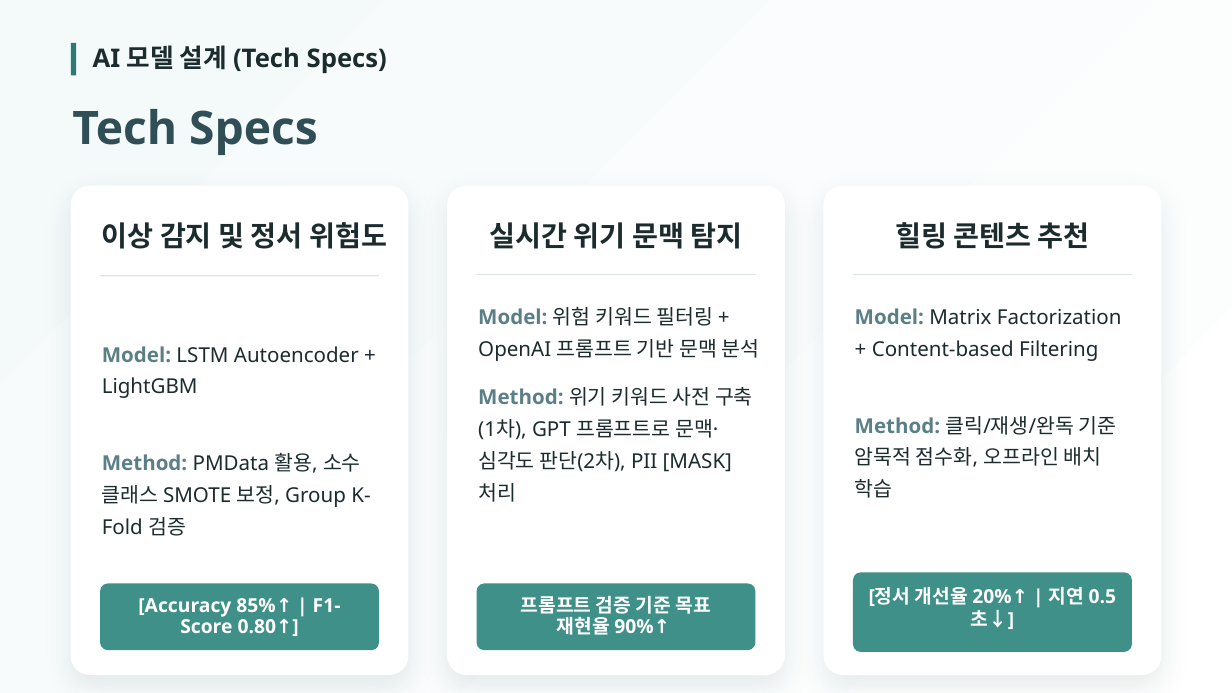
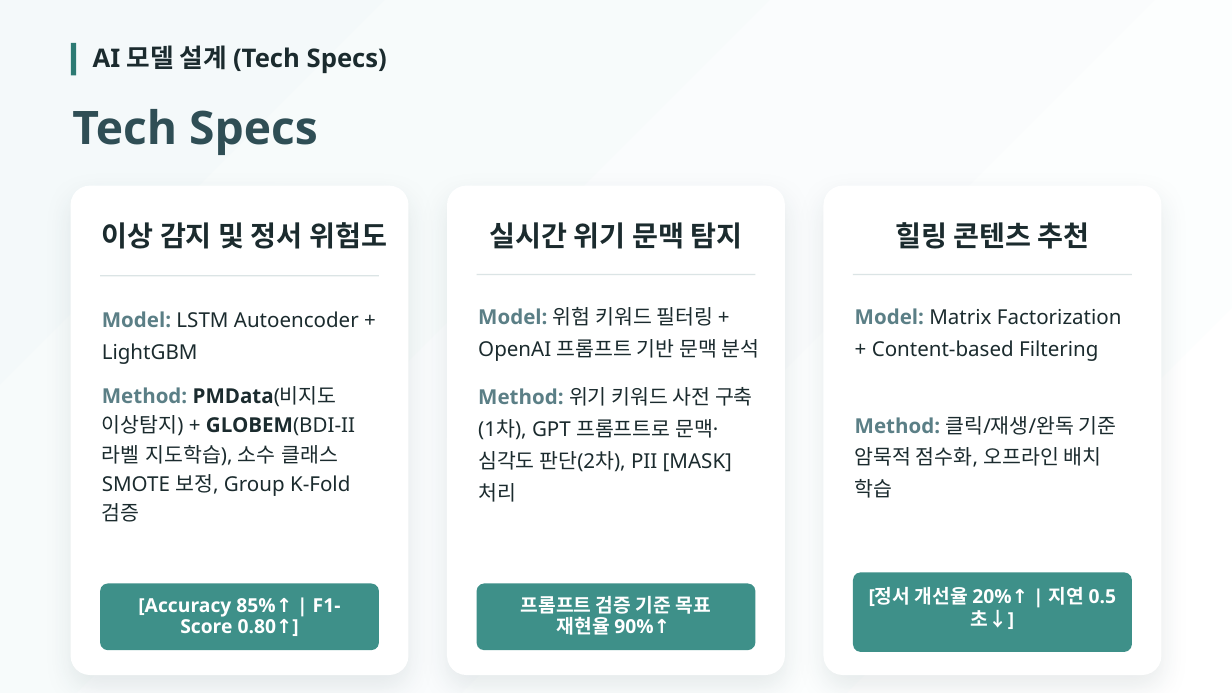
Before and after one commit to 2026-SMHRD-KDT-HealthCare-5/lisn, a slide deck: slide 10 of Documents/프로젝트_기획서_발표자료_귀기울임.pptx. Drawn at 1232x693 pixels with LibreOffice and Linux fonts; fonts in the diff are those of the drawing. Boxes give left, top, right and bottom in pixels: in the first picture for what was removed or moved away, otherwise in the second. Text is boxed around its words. In the diff, an @@ line names an element or a change of style, - is before the commit and + after.

```diff
--- a/Documents/프로젝트_기획서_발표자료_귀기울임.pptx
+++ b/Documents/프로젝트_기획서_발표자료_귀기울임.pptx
@@ text "Model: LSTM Autoencoder + LightGBM": place and size @@
-text "Model: LSTM Autoencoder + LightGBM" at <box>102,346,359,398</box>
+text "Model: LSTM Autoencoder + LightGBM" at <box>102,311,359,364</box>
@@ text at <box>102,386,355,522</box>: text changed @@
-Method: PMData 활용, 소수 클래스 SMOTE 보정, Group K-Fold 검증
+Method: PMData(비지도 이상탐지) + GLOBEM(BDI-II 라벨 지도학습), 소수 클래스 SMOTE 보정, Group K-Fold 검증
```
Also in this commit, not shown: 1 other slide changed, 1 slide added, 1 slide removed, 14 other files.
